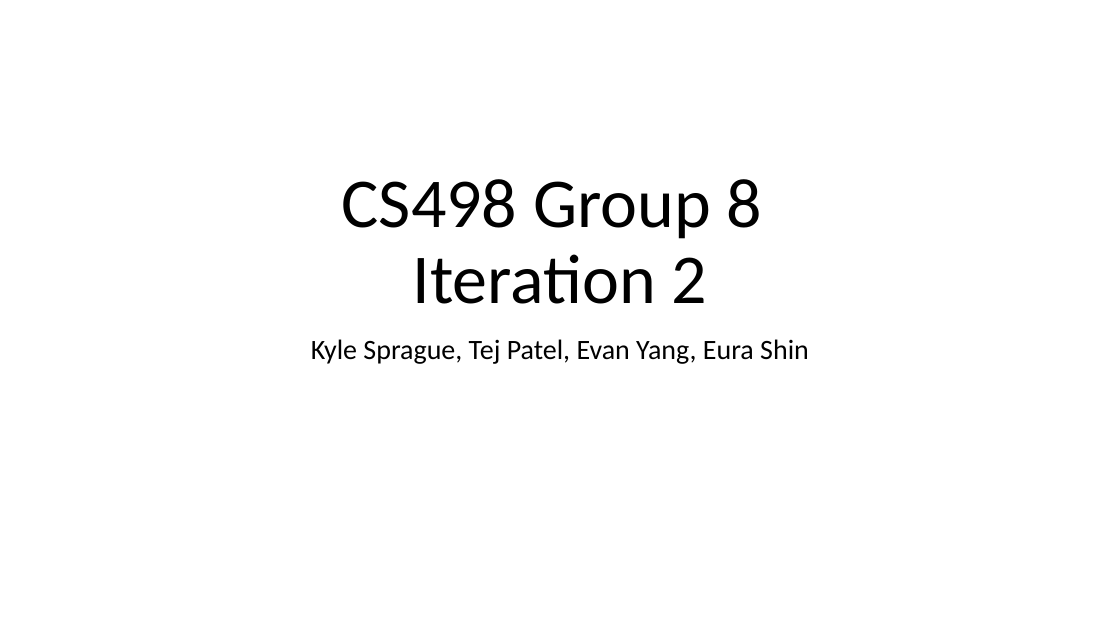
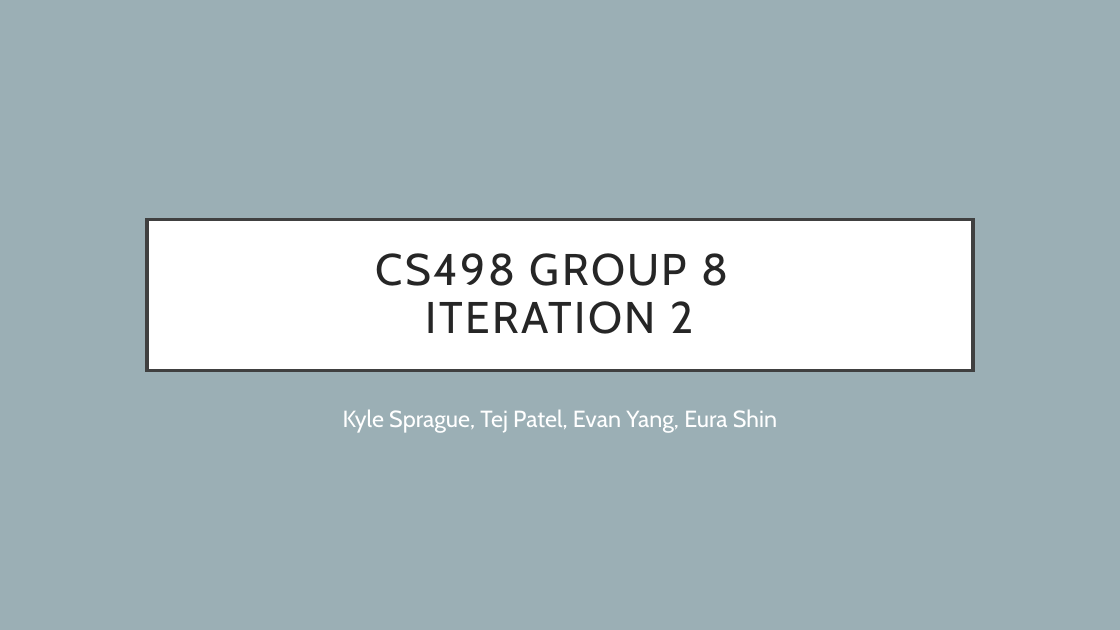
Before and after one commit to eurashin/CS498-Group8, a slide deck: slide 1 of Presentation.odp. Drawn at 1120x630 pixels with LibreOffice and Linux fonts; fonts in the diff are those of the drawing. Boxes give left, top, right and bottom in pixels: in the first picture for what was removed or moved away, otherwise in the second. Text is boxed around its words. In the diff, an @@ line names an element or a change of style, - is before the commit and + after.

```diff
--- a/Presentation.odp
+++ b/Presentation.odp
@@ background #FFFFFF to #9BAFB5 @@
@@ title "CS498 GROUP 8 ITERATION 2": place and size @@
-title "CS498 GROUP 8 ITERATION 2" at box(342, 179, 762, 304)
+title "CS498 GROUP 8 ITERATION 2" at box(147, 219, 973, 371)
@@ title "CS498 GROUP 8 ITERATION 2" at box(147, 219, 973, 371): vertical alignment bottom to middle; fill none to #FFFFFF; outline none to #404040 3 pt @@
@@ title at box(376, 253, 729, 334): text changed; size 60 to 38 pt; font Calibri to Cabin; text colour #000000 to #262626 @@
-CS498 Group 8
-Iteration 2
+CS498 GROUP 8
+ITERATION 2
@@ subtitle "Kyle Sprague, Tej Patel, Evan ...": place and size @@
-subtitle "Kyle Sprague, Tej Patel, Evan ..." at box(311, 339, 809, 364)
+subtitle "Kyle Sprague, Tej Patel, Evan ..." at box(343, 409, 777, 433)
@@ subtitle "Kyle Sprague, Tej Patel, Evan ..." at box(343, 409, 777, 433): size 24 to 20 pt, font Calibri to Cabin, text colour #000000 to #FFFFFF; line spacing 0.9 to 1 @@
```
Also in this commit, not shown: 4 other slides changed, 1 slide added.
